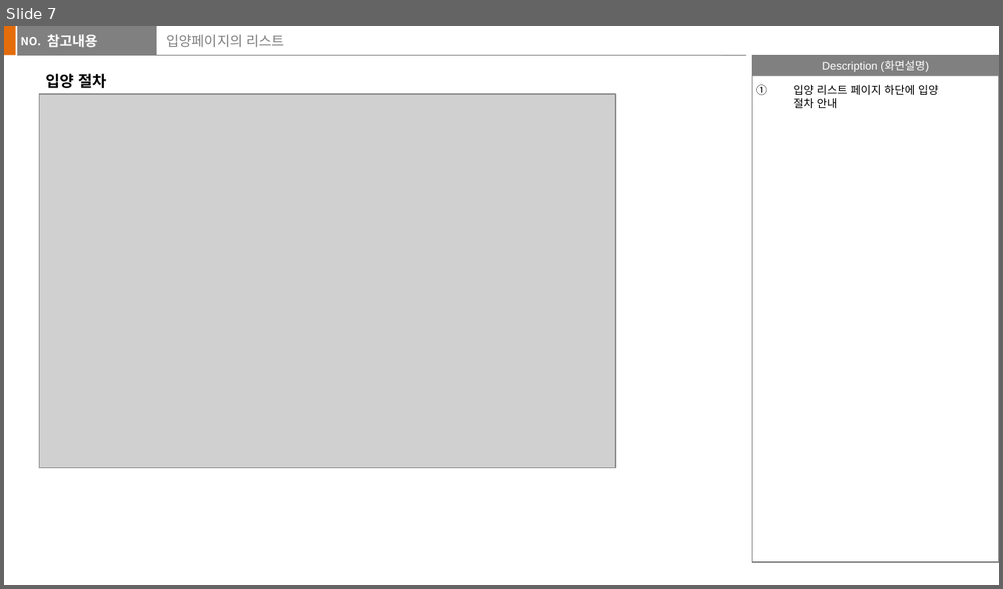
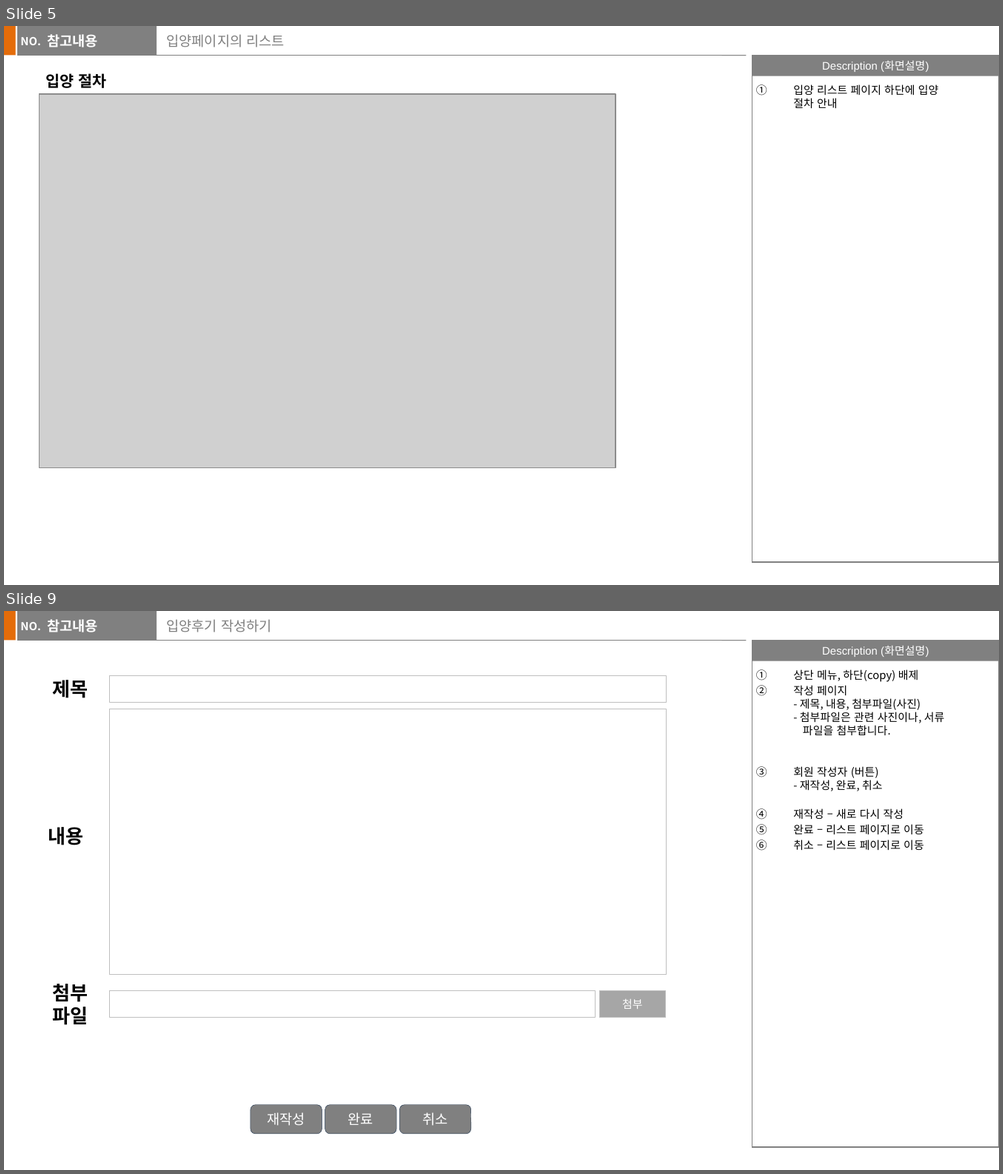
Before and after one commit to jaemikim/Notes, a slide deck: 기획문서/보보 (가칭)_v1-1.pptx. Shown one above the other, each under a label of ours: slide 7 before the commit, slides 5 and 9 after it; the slides between them are not shown. The pictures are 1003x589 and 1003x1174 pixels, drawn with LibreOffice and Linux fonts; fonts in the diff are those of the drawing; grey boxes stand for pictures. Boxes give left, top, right and bottom in pixels: in the first picture for what was removed or moved away, otherwise in the second. Text is boxed around its words. In the diff, an @@ line names an element or a change of style, - is before the commit and + after.

```diff
--- a/기획문서/보보 (가칭)_v1-1.pptx
+++ b/기획문서/보보 (가칭)_v1-1.pptx
@@ slide 9 added at (4, 611, 999, 1170), background #FFFFFF; not listed: 6 template elements that a slide beside it also shows @@
@@ text added at (47, 619, 98, 632), 10 pt, text #FFFFFF, bold @@
+참고내용
@@ title added at (167, 619, 272, 632), 10 pt, text #808080 @@
+입양후기 작성하기
@@ rectangle added at (109, 675, 666, 703), fill #FFFFFF, outline #BFBFBF 0.5 pt @@
@@ text added at (793, 669, 944, 851), 8 pt, text #000000 @@
+1. 상단 메뉴, 하단(copy) 배제
+2. 작성 페이지
+   - 제목, 내용, 첨부파일(사진)
+   - 첨부파일은 관련 사진이나, 서류
+   파일을 첨부합니다.
+3. 회원 작성자 (버튼)
+   - 재작성, 완료, 취소
+4. 재작성 – 새로 다시 작성
+5. 완료 – 리스트 페이지로 이동
+6. 취소 – 리스트 페이지로 이동
@@ text added at (52, 680, 88, 698), 14 pt, text #000000, bold @@
+제목
@@ rectangle added at (109, 709, 666, 975), fill #FFFFFF, outline #BFBFBF 0.5 pt @@
@@ text added at (48, 827, 84, 846), 14 pt, text #000000, bold @@
+내용
@@ text added at (52, 984, 88, 1025), 14 pt, text #000000, bold @@
+첨부
+파일
@@ rectangle added at (109, 991, 595, 1018), fill #FFFFFF, outline #BFBFBF 0.5 pt @@
@@ rectangle added at (599, 991, 666, 1018), fill #A6A6A6, outline #BFBFBF 0.5 pt, 8 pt, text #FFFFFF @@
+첨부
@@ rounded rectangle added at (250, 1105, 322, 1134), fill #808080, outline #233953 0.25 pt, 10 pt, text #FFFFFF @@
+재작성
@@ rounded rectangle added at (325, 1105, 397, 1134), fill #808080, outline #233953 0.25 pt, 10 pt, text #FFFFFF @@
+완료
@@ rounded rectangle added at (400, 1105, 472, 1134), fill #808080, outline #233953 0.25 pt, 10 pt, text #FFFFFF @@
+취소
@@ what was slide 7 is now slide 5 @@
```
Also in this commit, not shown: 5 slides changed, 2 other slides added, 2 slides removed, 4 other files.
